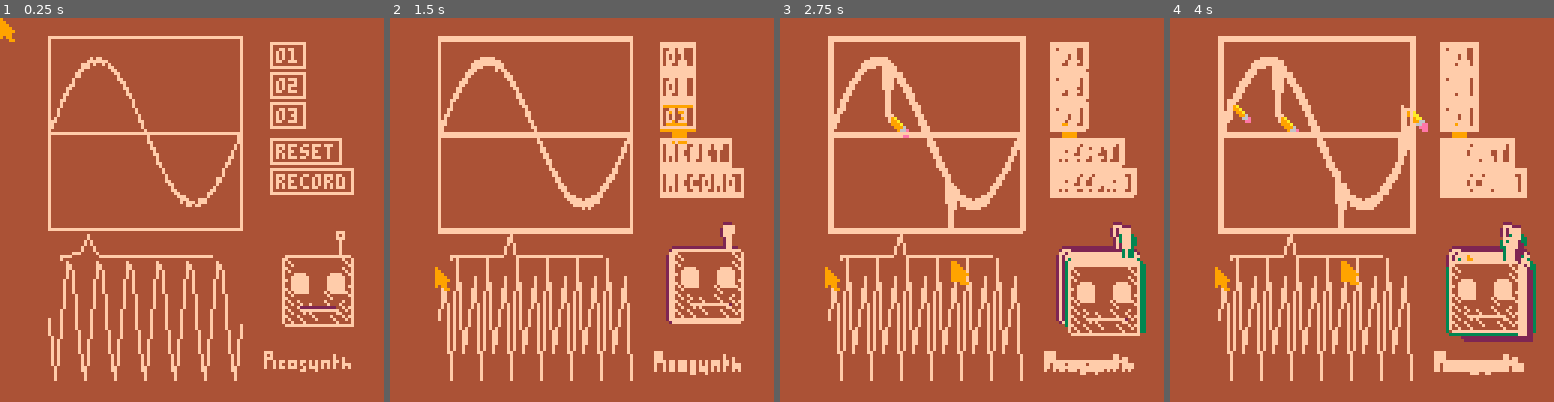
Above: before the commit, frames 1-4 (left to right).
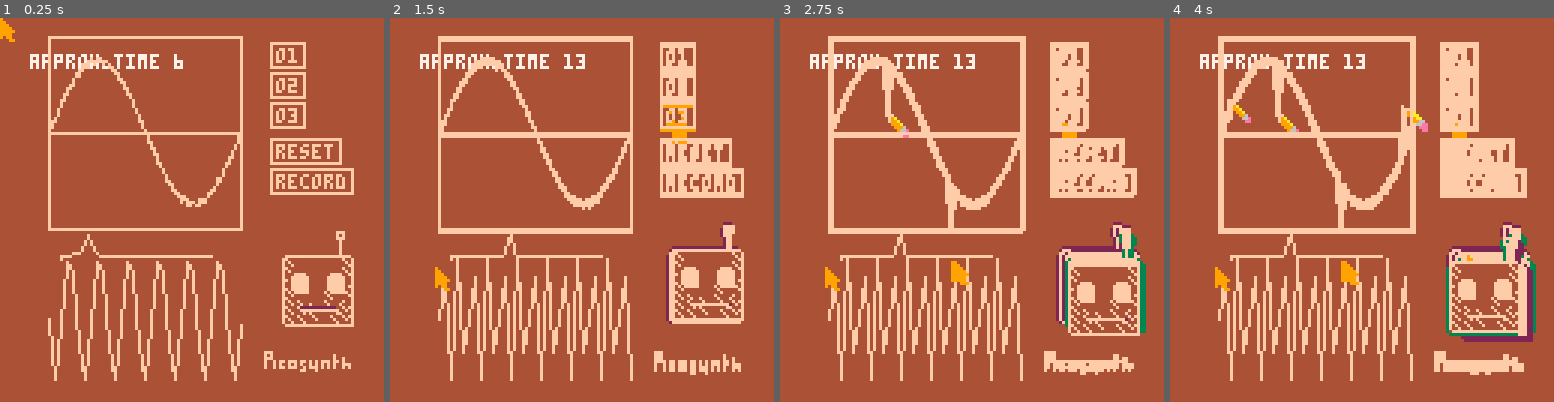
Above: after the commit, the same moments.

Repository: danslocombe/pico8-synth
Game: PICO-8 cartridge synth.p8
The game is run twice, just before and just after one commit, with the same random seed, the same clock (stepped at 60 frames per second) and the same inputs.
Inputs (mouse positions are in pixels of both pictures, inside the frame that each line leads up to):
- Up to frame 1 (0.25 s): no input
- Up to frame 2 (1.5 s): click (670, 121) at 0.67 s; click (436, 267) at 1.22 s
- Up to frame 3 (2.75 s): click (887, 114) at 1.77 s; click (952, 259) at 2.32 s
- Up to frame 4 (4 s): click (1404, 106) at 2.87 s; click (1465, 256) at 3.42 s; click (1231, 102) at 3.97 s

The runs differ from the first frame. In frame 1, 0.6% of the frame differs, in the area x 7-48%, y 9-14%; in frame 2, 0.7%, in the area x 7-51%, y 9-14%; in frame 3, 0.6%; in frame 4, 0.6%.

Commit message:
Dynamic wave central freq

Diff:
--- a/synth.p8
+++ b/synth.p8
@@ -12,7 +12,6 @@
 pat_b    = "::_==_:_::_888__" .. "88_<<_8_88_555__" .. "66_::_6_666_333_" .. "55555555________"
 
 octave = 1
-pure_wave_central_freq = 0
 wave_harshness_score = 0
 
 bg_col = 4
@@ -263,25 +262,6 @@
 
     sspr(40, 0, 24, 32, face_x, face_y, 24 * scale, 32 * scale)
 
-    --local diff = 0
-    --local avg_mag = 0
-    --for i=1,#canvas do
-    --    diff += canvas[i] - sin(i / #canvas) -- hack
-    --    avg_mag += abs(canvas[i])
-    --end
-
-    --local face_id = flr(0.1 + sin(t * 3) * diff) % 3 + 1
-    ----local face_id = flr(diff + 0.1 * sin(t * 10)) % 3 + 1
-
-    ----print(diff, 10, 10)
-    ----print(avg_mag, 10, 20)
-
-    --if (((flr(t * 9)) % flr(avg_mag / 10)) == 0) then
-    --    face_id = (face_id + 1) % 4
-    --end
-    ----local face_id = canvas[1] -- peek(0x4300 + 1) % 4
-    ----local face_id = flr((t * 10)) % 4
-
     face_id = clamp(flr(wave_harshness_score - 1), 0, 3)
 
     if (rnd() < 0.5) then
@@ -337,10 +317,12 @@
 fft_display_height = 50
 fft_display_width = 50
 
+central_freq = 0
+max_freq_val = 0
+
 function calculate_draw_fft(samples)
 
     -- heuristic taken from empirical measurements
-    pure_wave_central_freq = flr(6.5 * octave)
     wave_harshness_score = 0
 
     local buffer_size = 512
@@ -352,26 +334,31 @@
     line(fft_display_x, fft_display_y, fft_display_x, fft_display_y, foreground_col)
     local to_draw = #result / 8
 
-    local max_i = 0
-    local max_val = 0
+    -- set central_freq so we can compute wave_harshness_score
+    -- deliberately dont allow central_freq=0, so start i=1
+    max_freq_val = 0
+    for i=1,to_draw do
+        local c = result[i + 1]
+        local val = complex_abs(c)
+        if (val > max_freq_val) then
+            max_freq_val = val
+            central_freq = i
+        end
+    end
 
     for i=0,to_draw do
         local c = result[i + 1]
         local val = complex_abs(c) / buffer_size
 
-        local dist = abs(i - pure_wave_central_freq)
+        local dist = abs(i - central_freq)
         wave_harshness_score += dist * val
 
-        if (val > max_val) then
-            max_val = val
-            max_i = i
-        end
         --print(val)
         --pset(i, 80 - 80 * val, 7)
         line(fft_display_x + (i / to_draw) * fft_display_width, fft_display_y - val * fft_display_height, foreground_col)
     end
 
-    --print("approx_time " .. pure_wave_central_freq, 10, 12, 7)
+    print("approx_time " .. central_freq, 10, 12, 7)
     --print("max_i " .. max_i .. " max_val " .. max_val, 10, 5, 7)
     --print("score " .. wave_harshness_score, 10, 20, 7)
 end
